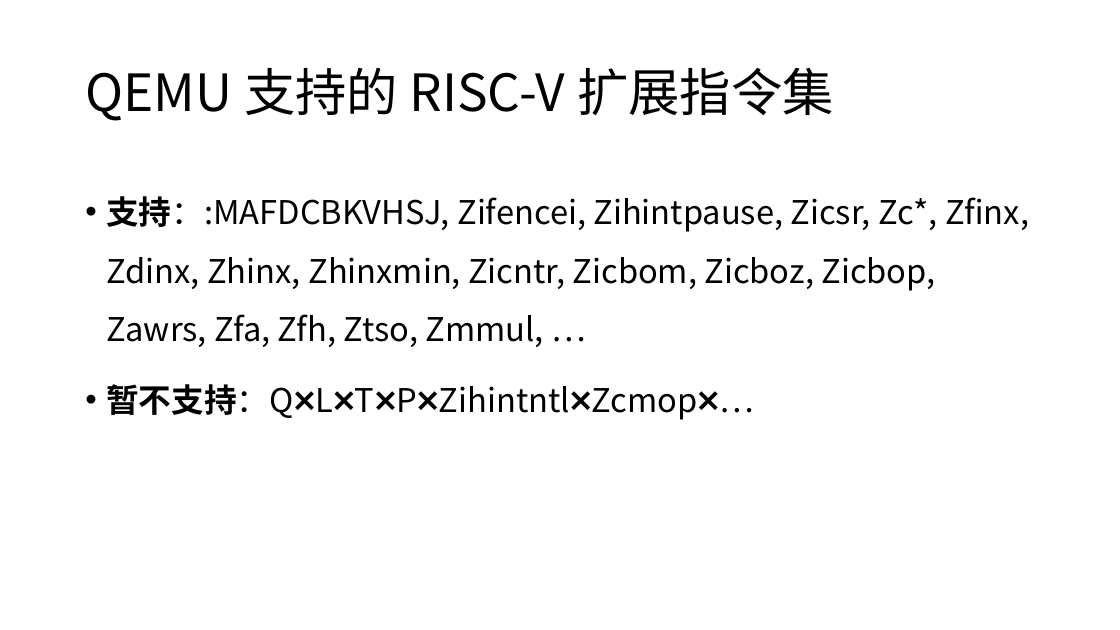
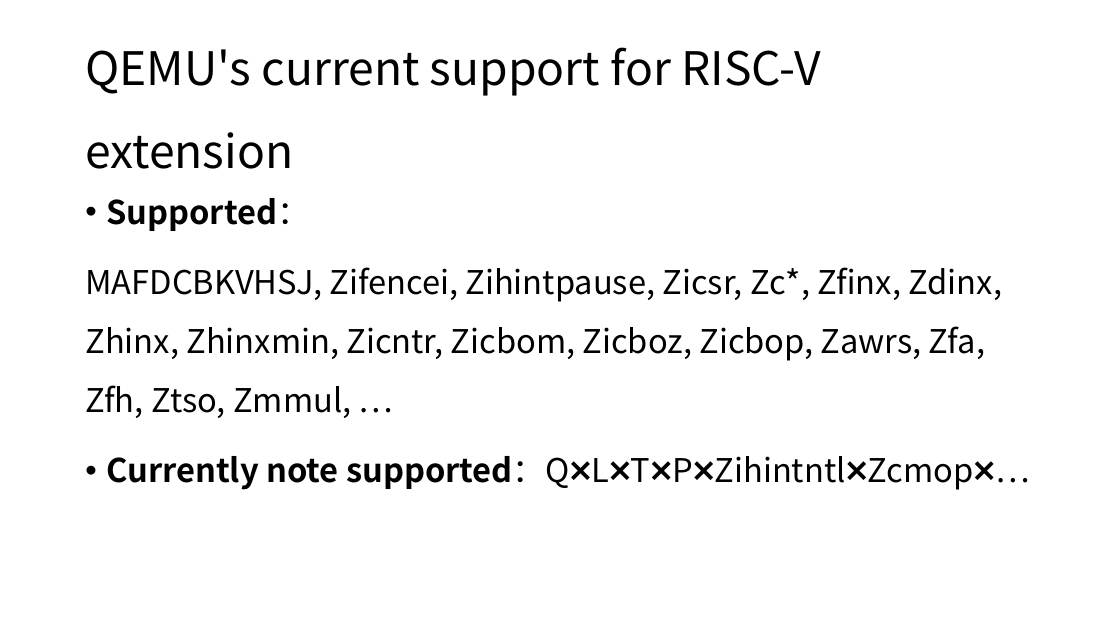
Before and after one commit to dajunHuang/notes, a slide deck: slide 5 of QEMU 支持指令集及扩展方法.pptx. Drawn at 1120x630 pixels with LibreOffice and Linux fonts; fonts in the diff are those of the drawing. Boxes give left, top, right and bottom in pixels: in the first picture for what was removed or moved away, otherwise in the second. Text is boxed around its words. In the diff, an @@ line names an element or a change of style, - is before the commit and + after.

```diff
--- a/QEMU 支持指令集及扩展方法.pptx
+++ b/QEMU 支持指令集及扩展方法.pptx
@@ title at (85, 47, 821, 169): text changed; size 44 to 39.6 pt @@
-QEMU 支持的 RISC-V 扩展指令集
+QEMU's current support for RISC-V extension
@@ text at (85, 198, 1003, 490): text changed @@
-• 支持：:MAFDCBKVHSJ, Zifencei, Zihintpause, Zicsr, Zc*, Zfinx, Zdinx, Zhinx, Zhinxmin, Zicntr, Zicbom, Zicboz, Zicbop, Zawrs, Zfa, Zfh, Ztso, Zmmul, …
-• 暂不支持：Q❌L❌T❌P❌Zihintntl❌Zcmop❌…
+• Supported：
+MAFDCBKVHSJ, Zifencei, Zihintpause, Zicsr, Zc*, Zfinx, Zdinx, Zhinx, Zhinxmin, Zicntr, Zicbom, Zicboz, Zicbop, Zawrs, Zfa, Zfh, Ztso, Zmmul, …
+• Currently note supported：Q❌L❌T❌P❌Zihintntl❌Zcmop❌…
```
Also in this commit, not shown: 8 other slides changed, 3 slides added, 7 slides removed, 10 other files.
